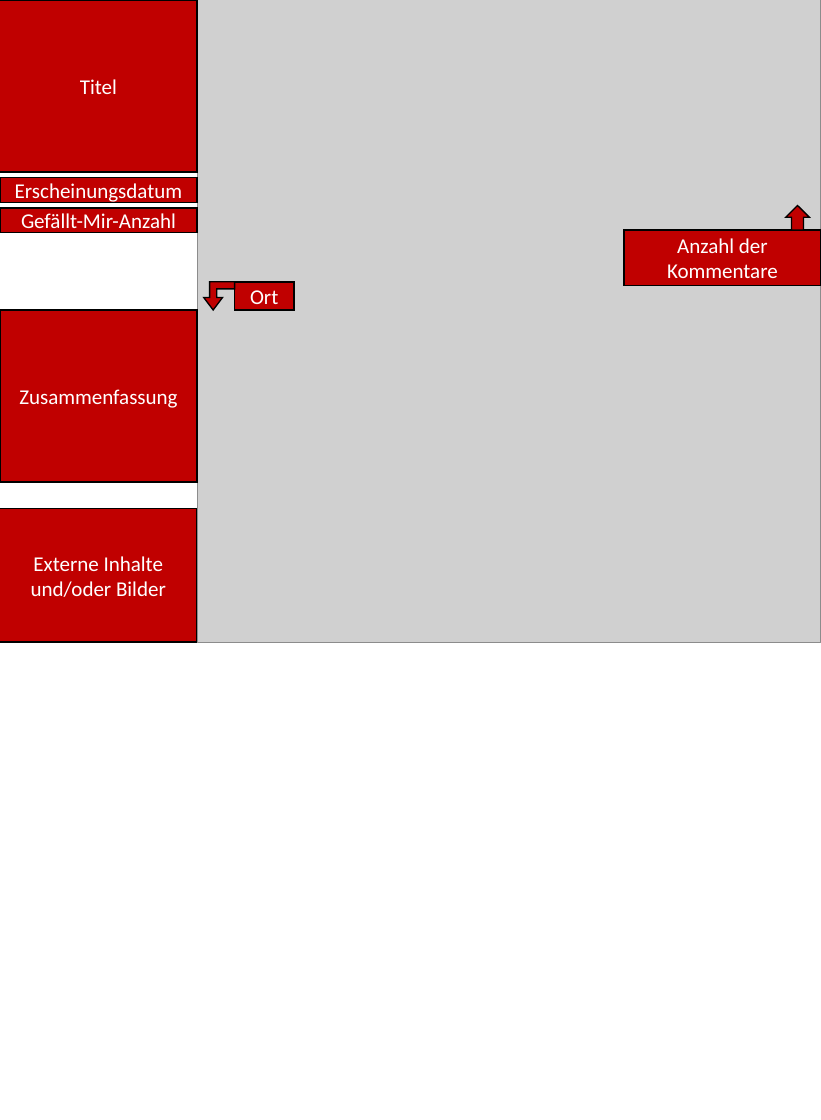
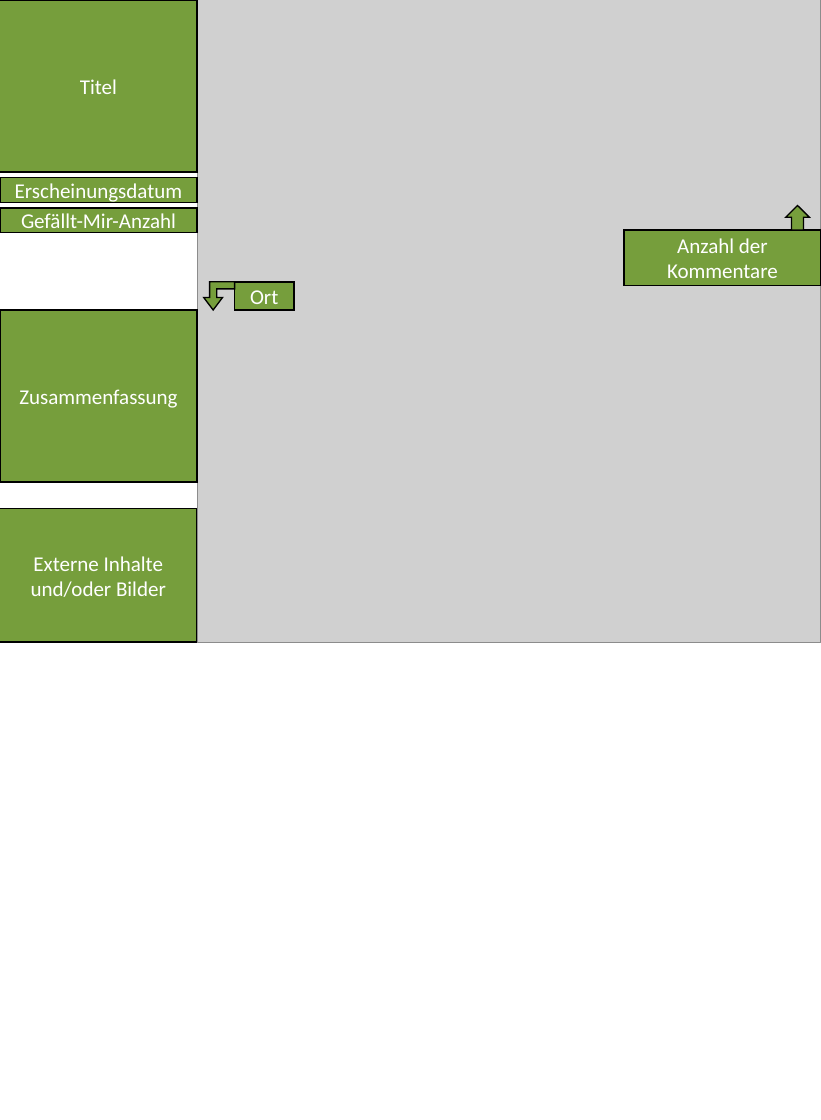
Before and after one commit to PawelKulawiak/textmininginclusion, a slide deck: slide 1 of images/struktur.pptx. Drawn at 821x1120 pixels with LibreOffice and Linux fonts; fonts in the diff are those of the drawing; grey boxes stand for pictures. Boxes give left, top, right and bottom in pixels: in the first picture for what was removed or moved away, otherwise in the second. Text is boxed around its words. In the diff, an @@ line names an element or a change of style, - is before the commit and + after.

```diff
--- a/images/struktur.pptx
+++ b/images/struktur.pptx
@@ fill #C00000 to #769E3C in 9 elements at [0,0,197,172], [0,310,197,482], [0,177,197,202], [0,208,197,232], [624,230,821,285], [0,509,197,643], [235,282,295,310], [786,206,810,230], [204,282,235,310] @@
```
Also in this commit, not shown: 2 other slides changed, 16 other files.
